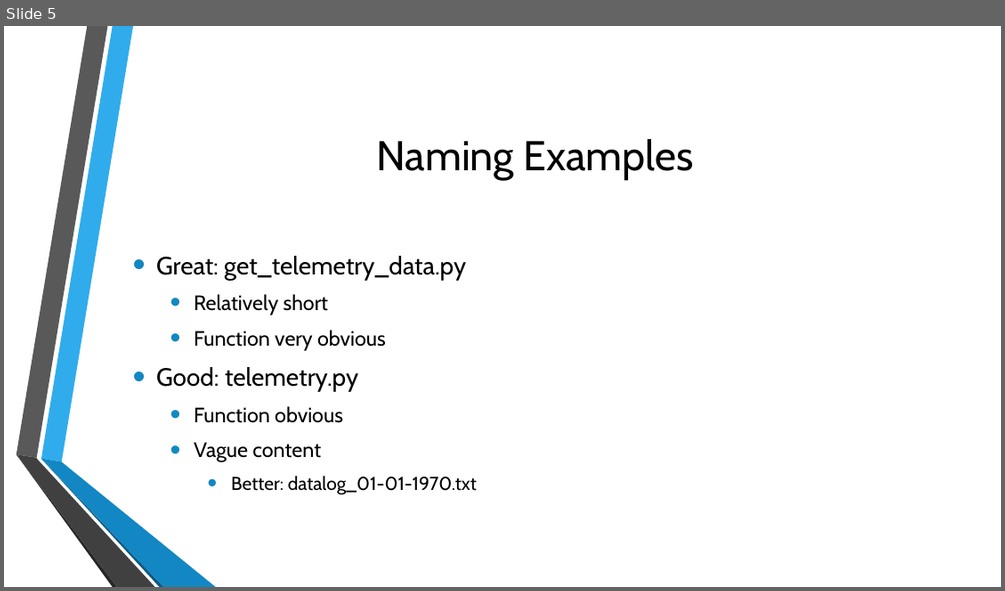
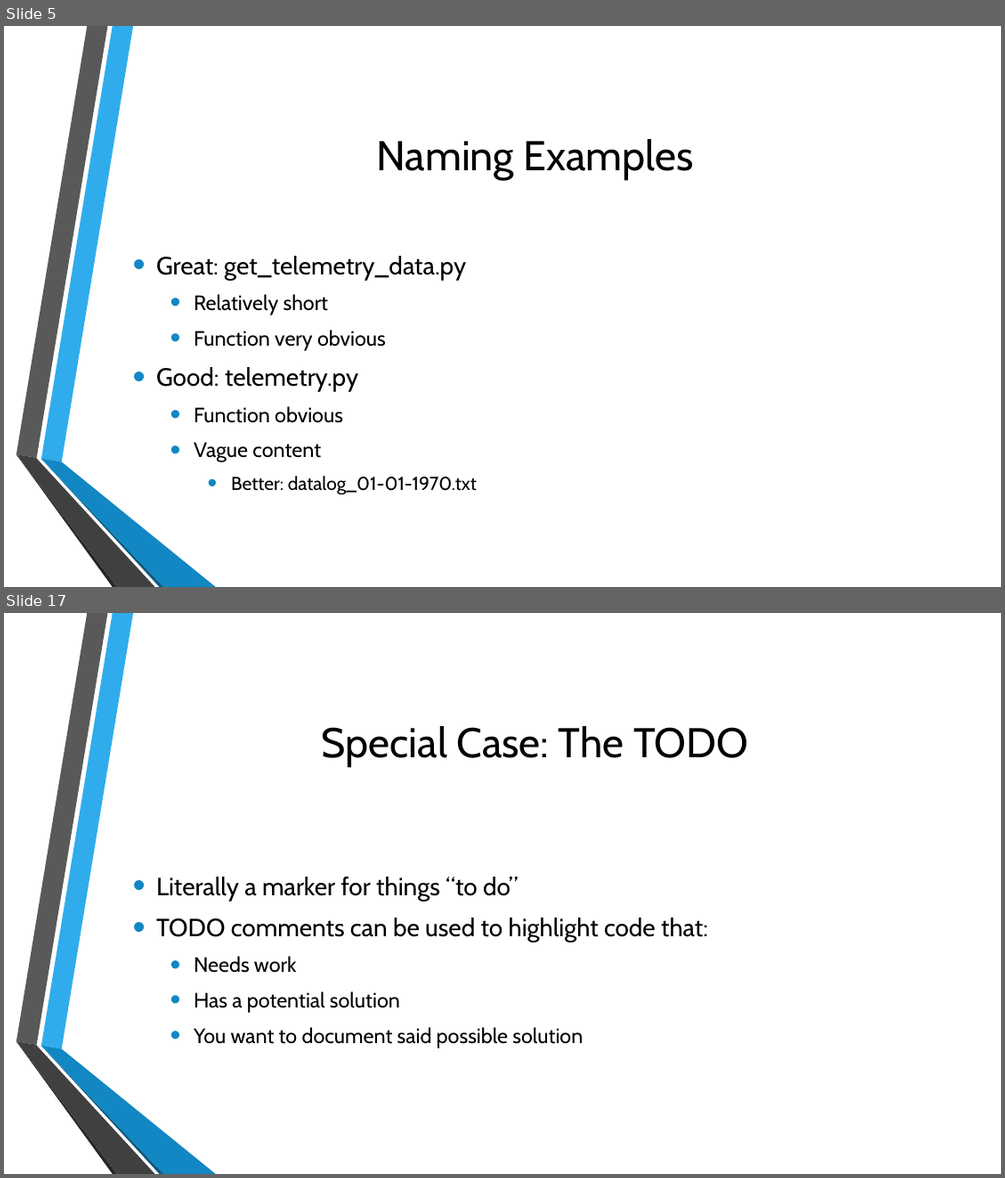
Before and after one commit to divalbanerjee/Programming, a slide deck: etc/organization.pptx. Shown one above the other, each under a label of ours: slide 5 before the commit, slides 5 and 17 after it; the slides between them are not shown. The pictures are 1005x591 and 1005x1178 pixels, drawn with LibreOffice and Linux fonts; fonts in the diff are those of the drawing; background and template pictures are left out. Boxes give left, top, right and bottom in pixels: in the first picture for what was removed or moved away, otherwise in the second. Text is boxed around its words. In the diff, an @@ line names an element or a change of style, - is before the commit and + after.

```diff
--- a/etc/organization.pptx
+++ b/etc/organization.pptx
@@ slide 17 added at [4, 613, 1001, 1174], background picture (left out); not listed: 6 template elements that a slide beside it also shows @@
@@ title added at [322, 726, 748, 767], 40 pt, text #000000 @@
+Special Case: The TODO
@@ text added at [156, 876, 708, 1048], 24 pt, text #000000 @@
+• Literally a marker for things “to do”
+• TODO comments can be used to highlight code that:
+  • Needs work
+  • Has a potential solution
+  • You want to document said possible solution
```
Also in this commit, not shown: 4 slides changed, 18 other slides added, 1 slide removed.
